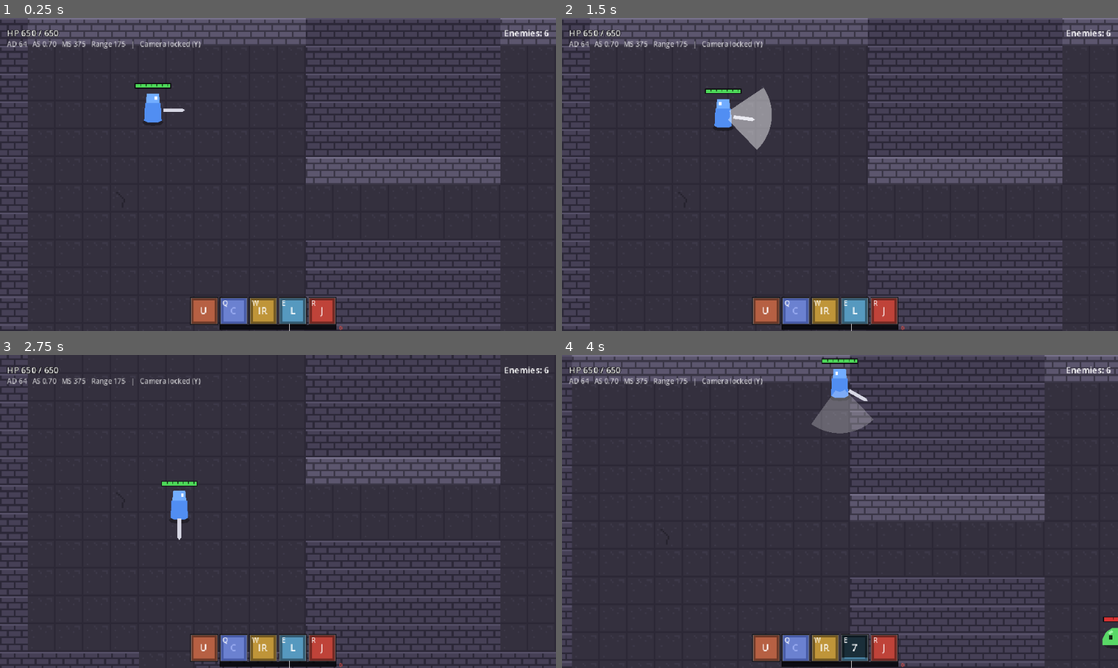
Above: before the commit, frames 1-4 (two rows, left to right).
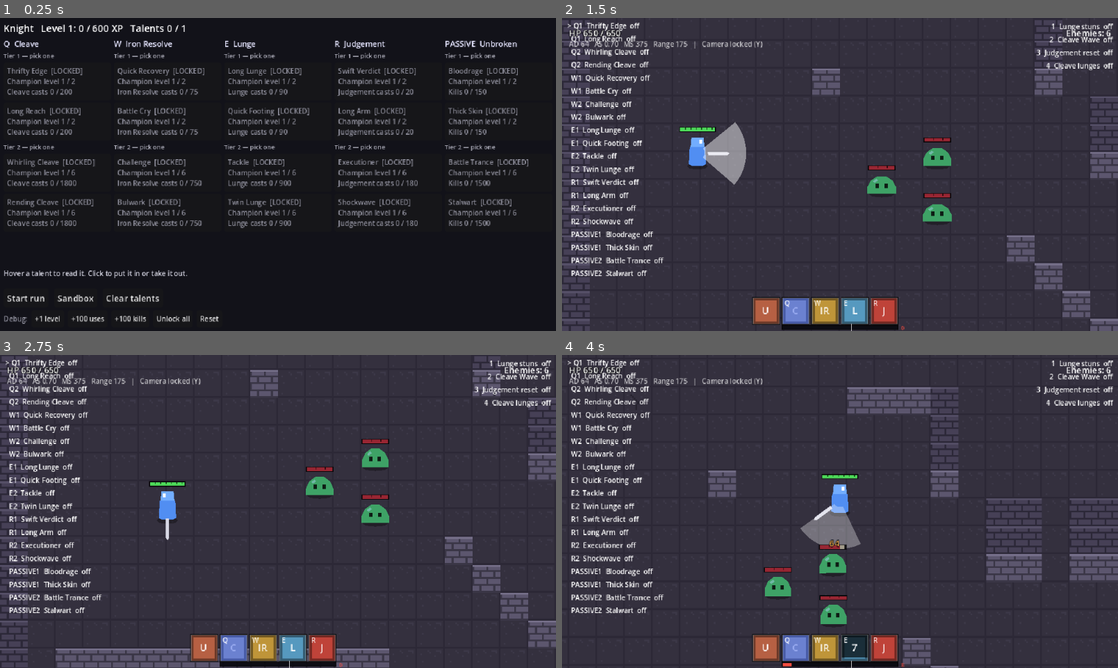
Above: after the commit, the same moments.

Repository: RyanAndrewsJR/uhgame
Game: Godot game, scene res://scenes/ui/hub.tscn
Two runs of this game, one before a commit and one after it. Both use one fixed random seed, a clock stepped at 60 frames per second and the inputs below. Before the commit the project starts from res://scenes/main.tscn.
Inputs (mouse positions are in pixels of both pictures, inside the frame that each line leads up to):
- Up to frame 1 (0.25 s): no input
- Up to frame 2 (1.5 s): click (639, 296) at 0.5 s, where only the run after the commit has a clickable "Sandbox"; move the mouse to (962, 158) at 1.27 s; hold D (move_right) from 1.28 s (still down); click (962, 158) at 1.35 s
- Up to frame 3 (2.75 s): tap Space (dash) at 1.55, 2.1 s; move the mouse to (166, 527) at 2.02 s; release D (move_right) at 2.03 s; hold S (move_down) from 2.03 s (still down); click (166, 527) at 2.3 s
- Up to frame 4 (4 s): move the mouse to (895, 442) at 2.77 s; release S (move_down) at 2.78 s; hold D (move_right) 2.78-3.53 s; tap E (ability_e) at 2.85 s; tap Space (dash) at 3.05 s; move the mouse to (812, 574) at 3.52 s; hold W (move_up) from 3.53 s (still down); tap Q (ability_q) at 3.6 s; click (812, 574) at 3.8 s

The runs differ from the first frame. In frame 1, 95% of the frame differs, in the area x 0-100%, y 0-100%; in frame 2, 19%; in frame 3, 15%; in frame 4, 20%.

Commit message:
TALENTS T5: the hub (TalentScreen, Start run / Sandbox / Clear, debug tools), Back to hub, hub as main scene

Diff:
--- a/game/project.godot
+++ b/game/project.godot
@@ -11,7 +11,7 @@
 [application]
 
 config/name="uhgame"
-run/main_scene="res://scenes/main.tscn"
+run/main_scene="res://scenes/ui/hub.tscn"
 config/features=PackedStringArray("4.7", "Forward Plus")
 config/icon="res://icon.svg"
 
--- /dev/null
+++ b/game/scenes/ui/hub.tscn
@@ -0,0 +1,13 @@
+[gd_scene format=3]
+
+[ext_resource type="Script" path="res://scripts/ui/hub.gd" id="1_hub"]
+
+[node name="Hub" type="Control"]
+layout_mode = 3
+anchors_preset = 15
+anchor_right = 1.0
+anchor_bottom = 1.0
+grow_horizontal = 2
+grow_vertical = 2
+script = ExtResource("1_hub")
+debug_tools = true
--- a/game/scenes/ui/pause_menu.tscn
+++ b/game/scenes/ui/pause_menu.tscn
@@ -69,6 +69,12 @@
 theme_override_font_sizes/font_size = 10
 text = "Resume"
 
+[node name="HubButton" type="Button" parent="Center/Panel/Margin/VBox"]
+unique_name_in_owner = true
+layout_mode = 2
+theme_override_font_sizes/font_size = 10
+text = "Back to hub"
+
 [node name="Hint" type="Label" parent="Center/Panel/Margin/VBox"]
 layout_mode = 2
 theme_override_colors/font_color = Color(1, 1, 1, 0.6)
--- a/game/scripts/autoload/progress.gd
+++ b/game/scripts/autoload/progress.gd
@@ -135,6 +135,33 @@
 	return gained
 
 
+## Debug (the hub's debug tools, T5): `amount` uses of each of the champion's
+## four abilities, then unlocks and a save.
+func debug_add_ability_uses(champion: ChampionData, amount: int) -> void:
+	var record := get_progress(champion)
+	for ability in [champion.q, champion.w, champion.e, champion.r]:
+		if ability != null:
+			record.ability_uses[ability.id] = record.get_ability_uses(ability.id) + amount
+	_refresh_unlocks(champion)
+	save()
+
+
+## Debug: `amount` kills (no XP, no tags), then unlocks and a save.
+func debug_add_kills(champion: ChampionData, amount: int) -> void:
+	get_progress(champion).kills += amount
+	_refresh_unlocks(champion)
+	save()
+
+
+## Debug: every talent of the champion unlocked.
+func debug_unlock_all(champion: ChampionData) -> void:
+	var record := get_progress(champion)
+	for t in champion.talents:
+		if t != null and not record.is_unlocked(t.id):
+			record.unlocked.append(t.id)
+	save()
+
+
 ## The tags a kill of `unit` counts toward (kills by tag). None until
 ## ENEMIES_AI.md decides where an enemy's tags live (Ryan, 2026-09-30).
 func get_kill_tags(_unit: Unit) -> Array[StringName]:
--- a/game/scripts/tests/talents_test.gd
+++ b/game/scripts/tests/talents_test.gd
@@ -52,7 +52,7 @@
 
 
 func _ready() -> void:
-	print("\n=== Talents test (TALENTS T1–T4) ===")
+	print("\n=== Talents test (TALENTS T1–T5) ===")
 	await _test_bundle_refactor()
 	_test_talent_data()
 	await _test_piece_kinds()
@@ -84,6 +84,7 @@
 	await _test_counting_live()
 	await _test_level_and_unlock_lines()
 	await _test_loadout_from_record()
+	await _test_hub()
 	Progress.reset(KNIGHT)
 	# The last check ends on a Judgement hit sound; stop it so nothing plays at exit.
 	Audio.stop_all()
@@ -1059,6 +1060,70 @@
 	await _free(k3)
 
 
+# --- T5: the hub (functional) -----------------------------------------------------
+
+const HUB_SCENE: PackedScene = preload("res://scenes/ui/hub.tscn")
+const PAUSE_MENU_SCENE: PackedScene = preload("res://scenes/ui/pause_menu.tscn")
+
+
+func _test_hub() -> void:
+	_section("T5: the hub: header, talent states and lines, clicks, respec, debug tools")
+	_check("the main scene (F5) is the hub", ProjectSettings.get_setting("application/run/main_scene"), "res://scenes/ui/hub.tscn")
+	var menu: PauseMenu = PAUSE_MENU_SCENE.instantiate()
+	_check("the pause menu has Back to hub, going to the hub", [menu.get_node_or_null("%HubButton") != null, menu.hub_scene], [true, "res://scenes/ui/hub.tscn"])
+	menu.free()
+	Progress.reset(KNIGHT)
+	var hub: Hub = HUB_SCENE.instantiate()
+	add_child(hub)
+	await _frames(1)
+	var screen := hub.talent_screen
+	_check("Start run and Sandbox go to scenes that exist", [ResourceLoader.exists(hub.run_scene), ResourceLoader.exists(hub.sandbox_scene)], [true, true])
+	_check("debug tools on in hub.tscn", hub.find_child("DebugTools", true, false) != null, true)
+	_check("header at a fresh start", hub.get_header_text(), "Knight   Level 1: 0 / 600 XP   Talents 0 / 1")
+	_check("all 20 talents shown, all locked", KNIGHT.talents.map(func(t: Talent) -> String: return screen.get_state(t.id)).count("locked"), 20)
+	_check("a locked talent lists each requirement with its live count",
+		screen.get_lines(&"knight_thrifty_edge"), PackedStringArray(["Thrifty Edge  [LOCKED]", "Champion level 1 / 2", "Cleave casts 0 / 200"]))
+	_check("clicking a locked talent does nothing", screen.press(&"knight_thrifty_edge"), false)
+
+	hub.debug_add_level()
+	_check("+1 level: level 2", hub.get_header_text(), "Knight   Level 2: 0 / 1000 XP   Talents 0 / 1")
+	_check("a met requirement is marked", screen.get_lines(&"knight_thrifty_edge")[1], "Champion level 2 / 2 — met")
+	Progress.debug_add_ability_uses(KNIGHT, 200)
+	hub.refresh()
+	_check("+200 uses: Cleave's tier 1 available, its tier 2 still locked", [screen.get_state(&"knight_thrifty_edge"), screen.get_state(&"knight_long_reach"), screen.get_state(&"knight_whirling_cleave")], ["available", "available", "locked"])
+	_check("click: in the loadout, the header counts it", [screen.press(&"knight_thrifty_edge"), screen.get_state(&"knight_thrifty_edge"), hub.get_header_text().ends_with("Talents 1 / 1")], [true, "active", true])
+	_check("another group's tier 1 with no point left: blocked, and why", screen.get_lines(&"knight_quick_footing"), PackedStringArray(["Quick Footing  [BLOCKED]", "No talent points left"]))
+	_check("its sibling still swaps in", [screen.press(&"knight_long_reach"), screen.get_state(&"knight_long_reach"), screen.get_state(&"knight_thrifty_edge")], [true, "active", "available"])
+	_check("the record saw it (the run will attach it)", _plain(Progress.get_progress(KNIGHT).loadout), [&"knight_long_reach"])
+
+	Progress.debug_unlock_all(KNIGHT)
+	for i in 4:
+		hub.debug_add_level()
+	_check("unlock all, level 6: 3 points", hub.get_header_text(), "Knight   Level 6: 0 / 2600 XP   Talents 1 / 3")
+	_check("a tier 2 with its tier 1 in: available; one without: blocked, and why",
+		[screen.get_state(&"knight_whirling_cleave"), screen.get_lines(&"knight_tackle")], ["available", PackedStringArray(["Tackle  [BLOCKED]", "Needs a tier 1 Lunge talent"])])
+	screen.press(&"knight_whirling_cleave")
+	screen.press(&"knight_long_reach")
+	_check("taking the tier 1 out takes its tier 2 too", [screen.get_state(&"knight_long_reach"), screen.get_state(&"knight_whirling_cleave")], ["available", "blocked"])
+	screen.press(&"knight_long_lunge")
+	screen.press(&"knight_bloodrage")
+	hub.clear_loadout()
+	_check("Clear talents: nothing active", KNIGHT.talents.filter(func(t: Talent) -> bool: return screen.get_state(t.id) == "active").size(), 0)
+	screen.talent_hovered.emit(KNIGHT.get_talent(&"knight_bulwark"))
+	_check("hovering a talent shows its description", hub._detail.text, "Bulwark: " + KNIGHT.get_talent(&"knight_bulwark").description)
+	Progress.debug_add_kills(KNIGHT, 100)
+	_check("+100 kills", Progress.get_progress(KNIGHT).kills, 100)
+	for i in 8:
+		hub.debug_add_level()
+	_check("at the top: Level 12 (max), 5 points", hub.get_header_text(), "Knight   Level 12 (max)   Talents 0 / 5")
+	hub.find_child("DebugTools", true, false)
+	Progress.reset(KNIGHT)
+	hub.refresh()
+	_check("Reset: back to a fresh record", hub.get_header_text(), "Knight   Level 1: 0 / 600 XP   Talents 0 / 1")
+	hub.queue_free()
+	await _frames(1)
+
+
 func _req_current(p: ChampionProgress, talent_id: StringName, index: int) -> int:
 	var t := KNIGHT.get_talent(talent_id)
 	return t.requirements[index].get_current(p, t, KNIGHT)
--- /dev/null
+++ b/game/scripts/ui/hub.gd
@@ -0,0 +1,141 @@
+class_name Hub
+extends Control
+## The hub (TALENTS T5, functional only; NPCS.md, UI.md and the art pass
+## later): the champion's level, XP and talent points, the talent screen
+## (TalentScreen), and Start run / Sandbox / Clear. The main scene (F5) since
+## T5; the pause menu's Back to hub returns here. Built in code: placeholder
+## text and buttons, no art. Only the Knight for now (champion select is UI.md's).
+
+## The champion whose talents this hub shows.
+@export var champion: ChampionData = preload("res://data/champions/knight.tres")
+## Where Start run and Sandbox go.
+@export_file("*.tscn") var run_scene: String = "res://scenes/main.tscn"
+@export_file("*.tscn") var sandbox_scene: String = "res://scenes/sandbox_main.tscn"
+## Debug buttons (+1 level, +100 uses, +100 kills, unlock all, reset), so play
+## tests don't need dozens of runs. On in hub.tscn for now.
+@export var debug_tools: bool = true
+
+var talent_screen: TalentScreen
+var _header: Label
+var _detail: Label
+
+
+func _ready() -> void:
+	set_anchors_preset(Control.PRESET_FULL_RECT)
+	var bg := ColorRect.new()
+	bg.color = Color(0.07, 0.07, 0.1)
+	bg.set_anchors_preset(Control.PRESET_FULL_RECT)
+	bg.mouse_filter = Control.MOUSE_FILTER_IGNORE
+	add_child(bg)
+
+	var margin := MarginContainer.new()
+	margin.set_anchors_preset(Control.PRESET_FULL_RECT)
+	for side in ["left", "right", "top", "bottom"]:
+		margin.add_theme_constant_override("margin_" + side, 4)
+	add_child(margin)
+	var root := VBoxContainer.new()
+	root.add_theme_constant_override("separation", 3)
+	margin.add_child(root)
+
+	_header = _label(11, Color(1, 1, 1))
+	root.add_child(_header)
+
+	var scroll := ScrollContainer.new()
+	scroll.size_flags_vertical = Control.SIZE_EXPAND_FILL
+	scroll.horizontal_scroll_mode = ScrollContainer.SCROLL_MODE_DISABLED
+	root.add_child(scroll)
+	talent_screen = TalentScreen.new()
+	talent_screen.name = "TalentScreen"
+	scroll.add_child(talent_screen)
+	talent_screen.setup(champion)
+	talent_screen.talent_hovered.connect(_on_talent_screen_talent_hovered)
+	talent_screen.loadout_changed.connect(refresh)
+
+	_detail = _label(8, Color(0.85, 0.85, 0.9))
+	_detail.autowrap_mode = TextServer.AUTOWRAP_WORD_SMART
+	_detail.custom_minimum_size = Vector2(0, 20)
+	_detail.text = "Hover a talent to read it. Click to put it in or take it out."
+	root.add_child(_detail)
+
+	var buttons := HBoxContainer.new()
+	buttons.add_theme_constant_override("separation", 6)
+	root.add_child(buttons)
+	buttons.add_child(_button("Start run", start_run))
+	buttons.add_child(_button("Sandbox", start_sandbox))
+	buttons.add_child(_button("Clear talents", clear_loadout))
+	if debug_tools:
+		var debug := HBoxContainer.new()
+		debug.name = "DebugTools"
+		debug.add_theme_constant_override("separation", 4)
+		root.add_child(debug)
+		debug.add_child(_label(8, Color(0.6, 0.6, 0.65), "Debug:"))
+		debug.add_child(_button("+1 level", debug_add_level, 8))
+		debug.add_child(_button("+100 uses", func() -> void: _debug(func() -> void: Progress.debug_add_ability_uses(champion, 100)), 8))
+		debug.add_child(_button("+100 kills", func() -> void: _debug(func() -> void: Progress.debug_add_kills(champion, 100)), 8))
+		debug.add_child(_button("Unlock all", func() -> void: _debug(func() -> void: Progress.debug_unlock_all(champion)), 8))
+		debug.add_child(_button("Reset", func() -> void: _debug(func() -> void: Progress.reset(champion)), 8))
+	refresh()
+
+
+## Re-reads the record: the header and every talent.
+func refresh() -> void:
+	_header.text = get_header_text()
+	talent_screen.refresh()
+
+
+## "Knight   Level 4: 1200 / 1800 XP   Talents 2 / 2" ("Level 12 (max)" at the top).
+func get_header_text() -> String:
+	var record := Progress.get_progress(champion)
+	var leveling := champion.get_leveling()
+	var level_text := "Level %d (max)" % record.level if record.level >= leveling.get_max_level() \
+		else "Level %d: %d / %d XP" % [record.level, record.xp, leveling.get_xp_to_next(record.level)]
+	return "%s   %s   Talents %d / %d" % [champion.display_name, level_text, record.get_points_used(), record.get_talent_points(leveling)]
+
+
+func start_run() -> void:
+	get_tree().change_scene_to_file(run_scene)
+
+
+func start_sandbox() -> void:
+	get_tree().change_scene_to_file(sandbox_scene)
+
+
+## Respec: free (Ryan, 2026-09-30).
+func clear_loadout() -> void:
+	Progress.clear_loadout(champion)
+	refresh()
+
+
+## Debug: exactly enough XP for the next level.
+func debug_add_level() -> void:
+	var record := Progress.get_progress(champion)
+	var leveling := champion.get_leveling()
+	if record.level < leveling.get_max_level():
+		Progress.add_xp(champion, leveling.get_xp_to_next(record.level) - record.xp)
+	refresh()
+
+
+func _debug(action: Callable) -> void:
+	action.call()
+	refresh()
+
+
+func _on_talent_screen_talent_hovered(talent: Talent) -> void:
+	_detail.text = "%s: %s" % [talent.display_name, talent.description]
+
+
+func _label(size: int, color: Color, text: String = "") -> Label:
+	var label := Label.new()
+	label.text = text
+	label.add_theme_font_size_override("font_size", size)
+	label.add_theme_color_override("font_color", color)
+	return label
+
+
+func _button(text: String, action: Callable, size: int = 10) -> Button:
+	var button := Button.new()
+	button.text = text
+	button.focus_mode = Control.FOCUS_NONE
+	button.add_theme_font_size_override("font_size", size)
+	button.pressed.connect(action)
+	return button
--- a/game/scripts/ui/pause_menu.gd
+++ b/game/scripts/ui/pause_menu.gd
@@ -7,14 +7,19 @@
 ## (process_mode = Always in pause_menu.tscn).
 ## Options: the dash direction, the cast mode (ABILITIES.md), and one volume
 ## slider per audio bus (Settings.VOLUME_BUSES, built in code under %Volumes;
-## AUDIO.md).
+## AUDIO.md). Back to hub (TALENTS T5) leaves the run for the hub; progress is
+## saved (Progress saves when the player leaves the tree, and here first).
 
 ## Font size of the volume rows (matches the buttons).
 const VOLUME_FONT_SIZE := 10
 
+## Where Back to hub goes.
+@export_file("*.tscn") var hub_scene: String = "res://scenes/ui/hub.tscn"
+
 @onready var _dash_button: Button = %DashButton
 @onready var _cast_mode_button: Button = %CastModeButton
 @onready var _resume_button: Button = %ResumeButton
+@onready var _hub_button: Button = %HubButton
 @onready var _volumes: VBoxContainer = %Volumes
 
 var _volume_sliders: Dictionary = {}   # bus -> HSlider
@@ -26,6 +31,7 @@
 	_dash_button.pressed.connect(_on_dash_button_pressed)
 	_cast_mode_button.pressed.connect(_on_cast_mode_button_pressed)
 	_resume_button.pressed.connect(close)
+	_hub_button.pressed.connect(back_to_hub)
 	_build_volume_rows()
 	Settings.setting_changed.connect(_on_settings_setting_changed)
 	_refresh()
@@ -51,6 +57,13 @@
 	# Don't leave a hidden button focused: Space (dash) is also ui_accept.
 	get_viewport().gui_release_focus()
 	get_tree().paused = false
+
+
+## Leaves the run for the hub: unpauses, saves the progress, changes scene.
+func back_to_hub() -> void:
+	close()
+	Progress.save()
+	get_tree().change_scene_to_file(hub_scene)
 
 
 func _unhandled_input(event: InputEvent) -> void:
--- /dev/null
+++ b/game/scripts/ui/talent_screen.gd
@@ -0,0 +1,159 @@
+class_name TalentScreen
+extends HBoxContainer
+## The hub's talent list (TALENTS T5, functional only: UI.md and the art pass
+## replace it). Five columns, Q, W, E, R and the passive, each headed by its
+## ability's (or the passive's) name, its tiers top to bottom. Every talent is
+## shown, locked or not, as a button:
+##   ACTIVE    in the loadout (gold). Click: take it out.
+##   AVAILABLE unlocked and can go in. Click: put it in (an exclusive sibling
+##             swaps out).
+##   LOCKED    grey; one line per requirement with its live count, met ones
+##             marked "met".
+##   BLOCKED   unlocked, but the tier rule or the points stop it; the reason.
+## Every change goes through Progress (the record's rules, then a save). The
+## description shows in the hub's detail line on hover (talent_hovered): the
+## 640x360 screen can't fit twenty descriptions.
+
+signal talent_hovered(talent: Talent)
+signal loadout_changed
+
+const COLUMN_WIDTH := 124.0
+const FONT_SIZE := 8
+const COLOR_ACTIVE := Color(1.0, 0.85, 0.35)
+const COLOR_AVAILABLE := Color(1, 1, 1)
+const COLOR_LOCKED := Color(0.55, 0.55, 0.6)
+const COLOR_BLOCKED := Color(0.85, 0.6, 0.5)
+
+var champion: ChampionData
+
+var _buttons: Dictionary = {}   # talent id -> Button
+
+
+## Builds the columns for `p_champion` and fills them.
+func setup(p_champion: ChampionData) -> void:
+	champion = p_champion
+	for child in get_children():
+		child.queue_free()
+	_buttons.clear()
+	add_theme_constant_override("separation", 3)
+	for group in [Talent.Group.Q, Talent.Group.W, Talent.Group.E, Talent.Group.R, Talent.Group.PASSIVE]:
+		add_child(_build_column(group))
+	refresh()
+
+
+## Re-reads the record: every button's state and lines.
+func refresh() -> void:
+	if champion == null:
+		return
+	for id: StringName in _buttons:
+		var button: Button = _buttons[id]
+		var lines := get_lines(id)
+		button.text = "\n".join(lines)
+		var color: Color = {
+			"active": COLOR_ACTIVE, "available": COLOR_AVAILABLE,
+			"locked": COLOR_LOCKED, "blocked": COLOR_BLOCKED,
+		}[get_state(id)]
+		for key in ["font_color", "font_hover_color", "font_pressed_color", "font_focus_color"]:
+			button.add_theme_color_override(key, color)
+
+
+## "active", "available", "locked" or "blocked".
+func get_state(talent_id: StringName) -> String:
+	var record := Progress.get_progress(champion)
+	if record.loadout.has(talent_id):
+		return "active"
+	if not record.is_unlocked(talent_id):
+		return "locked"
+	var reason := record.get_loadout_fail_reason(champion.get_talent(talent_id), champion, champion.get_leveling())
+	return "available" if reason == "" else "blocked"
+
+
+## The button's lines: the name and its state tag, then the requirement lines
+## (locked) or the reason (blocked).
+func get_lines(talent_id: StringName) -> PackedStringArray:
+	var t := champion.get_talent(talent_id)
+	var record := Progress.get_progress(champion)
+	var lines := PackedStringArray()
+	match get_state(talent_id):
+		"active":
+			lines.append("%s  [ON]" % t.display_name)
+		"available":
+			lines.append(t.display_name)
+		"locked":
+			lines.append("%s  [LOCKED]" % t.display_name)
+			for req in t.requirements:
+				if req == null:
+					continue
+				var line := "%s %d / %d" % [req.get_label(t, champion), mini(req.get_current(record, t, champion), req.amount), req.amount]
+				lines.append(line + (" — met" if req.is_met(record, t, champion) else ""))
+		"blocked":
+			lines.append("%s  [BLOCKED]" % t.display_name)
+			lines.append(_reason_text(t, record.get_loadout_fail_reason(t, champion, champion.get_leveling())))
+	return lines
+
+
+## Clicks a talent: out if active, in if available (an exclusive sibling
+## swaps out). Returns whether the loadout changed.
+func press(talent_id: StringName) -> bool:
+	var changed := false
+	match get_state(talent_id):
+		"active":
+			Progress.remove_from_loadout(champion, talent_id)
+			changed = true
+		"available":
+			changed = Progress.add_to_loadout(champion, champion.get_talent(talent_id))
+	if changed:
+		refresh()
+		loadout_changed.emit()
+	return changed
+
+
+func _build_column(group: Talent.Group) -> VBoxContainer:
+	var column := VBoxContainer.new()
+	column.custom_minimum_size = Vector2(COLUMN_WIDTH, 0)
+	column.add_theme_constant_override("separation", 2)
+	column.add_child(_label("%s  %s" % [Talent.Group.keys()[group], _group_name(group)], 9, Color(0.9, 0.9, 1.0)))
+	var talents := champion.talents.filter(func(t: Talent) -> bool: return t != null and t.group == group)
+	talents.sort_custom(func(a: Talent, b: Talent) -> bool: return a.tier < b.tier)
+	var tier := 0
+	for t: Talent in talents:
+		if t.tier != tier:
+			tier = t.tier
+			column.add_child(_label("Tier %d — pick one" % tier if t.exclusive else "Tier %d" % tier, 7, Color(0.7, 0.7, 0.75)))
+		var button := Button.new()
+		button.name = String(t.id)
+		button.alignment = HORIZONTAL_ALIGNMENT_LEFT
+		button.autowrap_mode = TextServer.AUTOWRAP_WORD_SMART
+		button.custom_minimum_size = Vector2(COLUMN_WIDTH, 0)
+		button.focus_mode = Control.FOCUS_NONE
+		button.add_theme_font_size_override("font_size", FONT_SIZE)
+		button.pressed.connect(press.bind(t.id))
+		button.mouse_entered.connect(func() -> void: talent_hovered.emit(t))
+		column.add_child(button)
+		_buttons[t.id] = button
+	return column
+
+
+func _group_name(group: Talent.Group) -> String:
+	if group == Talent.Group.PASSIVE:
+		return champion.passive.display_name if champion.passive != null else "Passive"
+	var probe := Talent.new()
+	probe.group = group
+	var ability := probe.get_group_ability(champion)
+	return ability.display_name if ability != null else "?"
+
+
+func _reason_text(t: Talent, reason: String) -> String:
+	if reason == "no points":
+		return "No talent points left"
+	if reason.begins_with("needs tier"):
+		return "Needs a tier %d %s talent" % [t.tier - 1, _group_name(t.group)]
+	return reason
+
+
+func _label(text: String, size: int, color: Color) -> Label:
+	var label := Label.new()
+	label.text = text
+	label.add_theme_font_size_override("font_size", size)
+	label.add_theme_color_override("font_color", color)
+	return label
Not shown, added: game/scripts/ui/hub.gd.uid
Not shown, added: game/scripts/ui/talent_screen.gd.uid
Not shown, changed: CLAUDE.md
Not shown, changed: docs/CHANGELOG.md
Not shown, changed: docs/DECISIONS.md
Not shown, changed: docs/TALENTS.md
